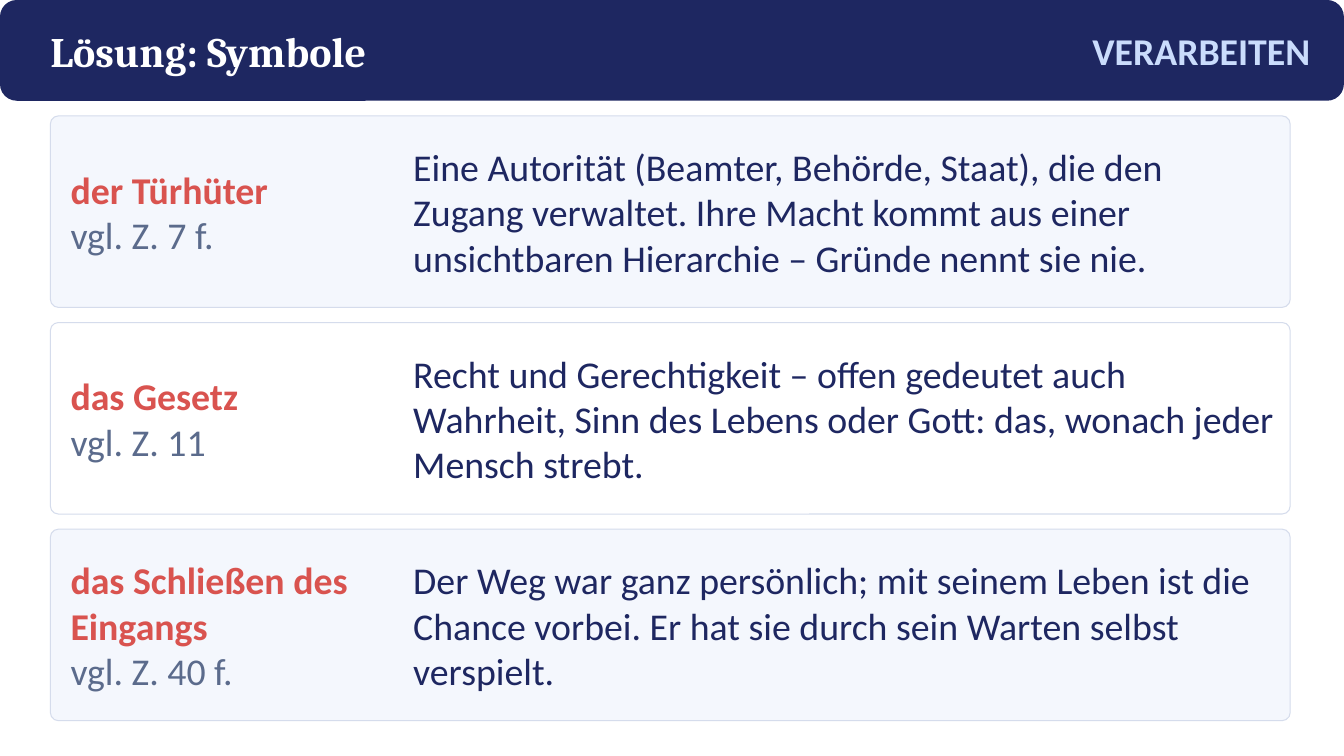
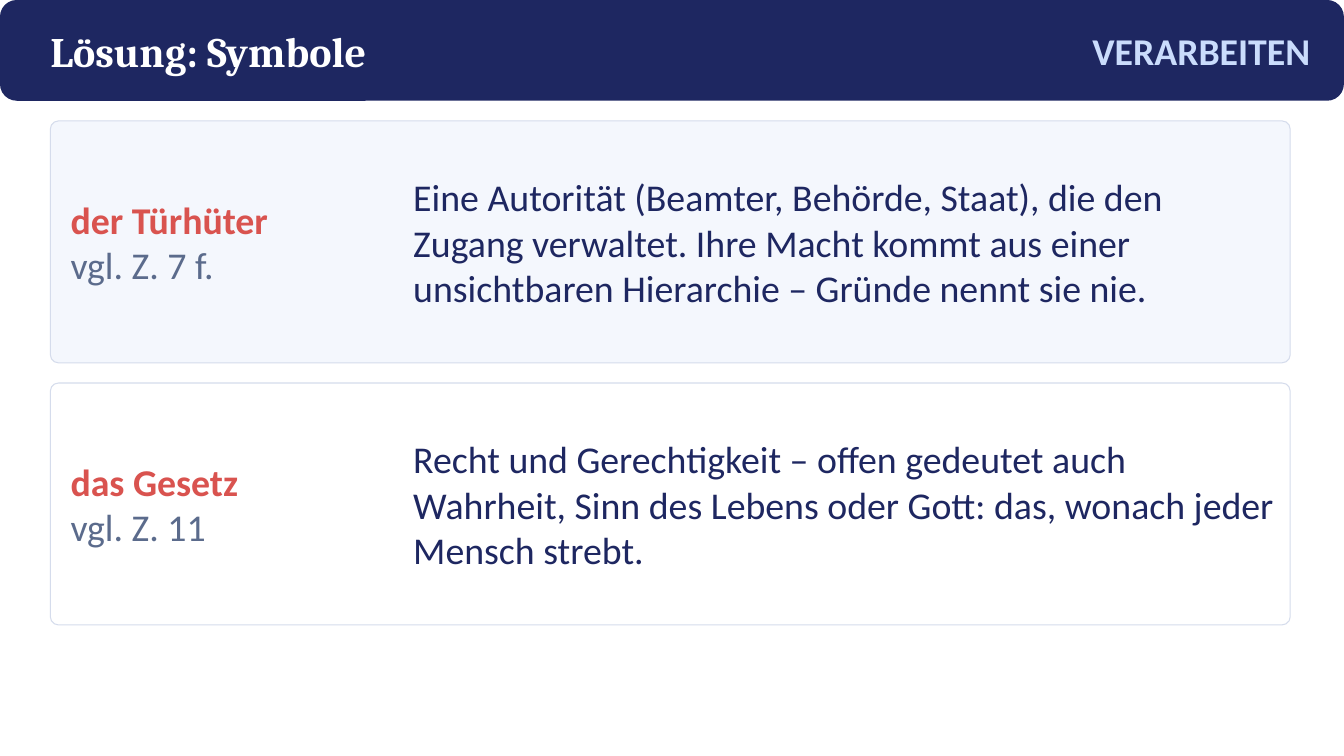
Before and after one commit to golzkonstantin-gif/Schule, a slide deck: slide 21 of Deutsch_11/Kafka_Vor_dem_Gesetz/Praesentation_Vor_dem_Gesetz.pptx (slide 16 before the commit). Drawn at 1344x756 pixels with LibreOffice and Linux fonts; fonts in the diff are those of the drawing. Boxes give left, top, right and bottom in pixels: in the first picture for what was removed or moved away, otherwise in the second. Text is boxed around its words. In the diff, an @@ line names an element or a change of style, - is before the commit and + after.

```diff
--- a/Deutsch_11/Kafka_Vor_dem_Gesetz/Praesentation_Vor_dem_Gesetz.pptx
+++ b/Deutsch_11/Kafka_Vor_dem_Gesetz/Praesentation_Vor_dem_Gesetz.pptx
@@ rounded rectangle: place and size @@
-rounded rectangle at bbox=[50, 116, 1291, 308]
+rounded rectangle at bbox=[50, 121, 1291, 363]
@@ rounded rectangle at bbox=[50, 121, 1291, 363]: proportions changed @@
@@ text "der Türhüter": place and size @@
-text "der Türhüter" at bbox=[71, 177, 268, 256]
+text "der Türhüter" at bbox=[71, 207, 268, 286]
@@ text "Eine Autorität (Beamter, Behörde, Staat), ...": place and size @@
-text "Eine Autorität (Beamter, Behörde, Staat), ..." at bbox=[413, 153, 1163, 273]
+text "Eine Autorität (Beamter, Behörde, Staat), ..." at bbox=[413, 183, 1163, 303]
@@ rounded rectangle at bbox=[50, 383, 1291, 625]: proportions changed @@
@@ rounded rectangle: place and size @@
-rounded rectangle at bbox=[50, 323, 1291, 514]
+rounded rectangle at bbox=[50, 383, 1291, 625]
@@ text "das Gesetz": place and size @@
-text "das Gesetz" at bbox=[71, 383, 238, 463]
+text "das Gesetz" at bbox=[71, 469, 238, 548]
@@ text "Recht und Gerechtigkeit – offen ...": place and size @@
-text "Recht und Gerechtigkeit – offen ..." at bbox=[413, 361, 1274, 479]
+text "Recht und Gerechtigkeit – offen ..." at bbox=[413, 446, 1274, 565]
@@ rounded rectangle removed at bbox=[50, 529, 1291, 721] @@
@@ text removed at bbox=[71, 567, 347, 692] @@
-das Schließen des Eingangs
-vgl. Z. 40 f.
@@ text removed at bbox=[413, 567, 1249, 691] @@
-Der Weg war ganz persönlich; mit seinem Leben ist die Chance vorbei. Er hat sie durch sein Warten selbst verspielt.
```
Also in this commit, not shown: 3 other slides changed, 5 slides added, 2 slides removed, 10 other files.
